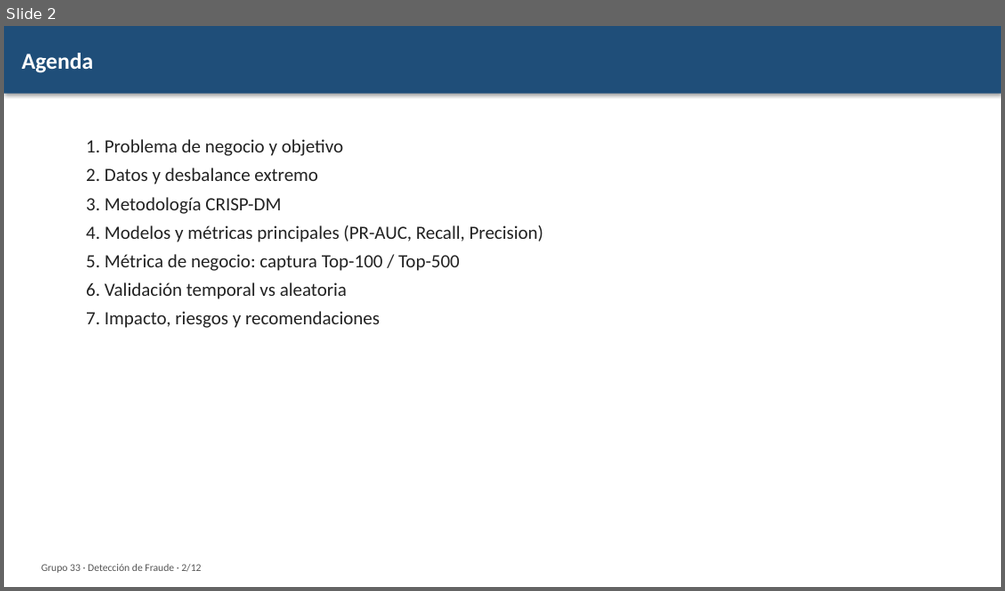
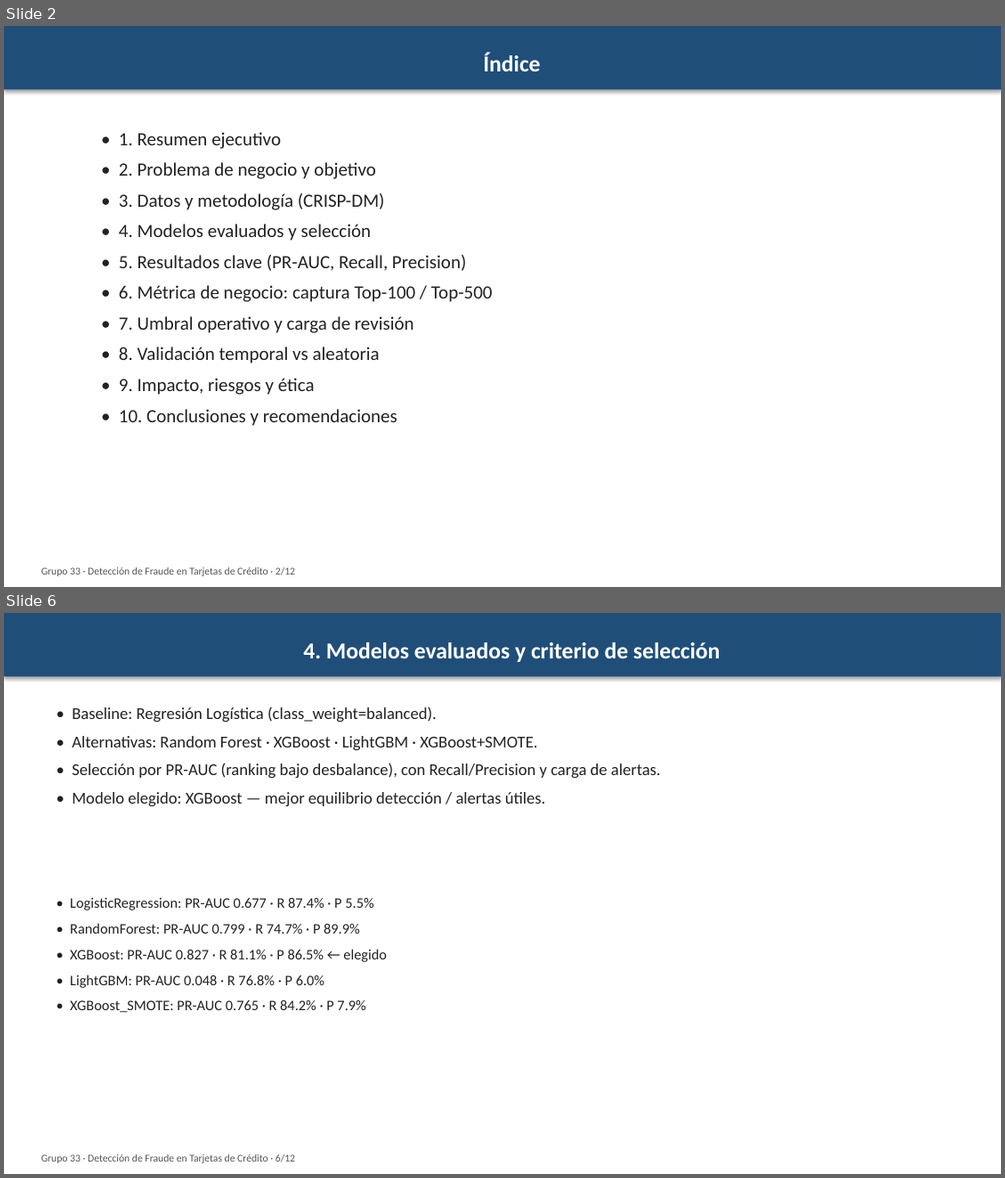
Before and after one commit to SolKidonakis/TP_Final_DataScience, a slide deck: reports/Presentacion_Final_Grupo33.pptx. Shown one above the other, each under a label of ours: slide 2 before the commit, slides 2 and 6 after it; the slides between them are not shown. The pictures are 1005x591 and 1005x1178 pixels, drawn with LibreOffice and Linux fonts; fonts in the diff are those of the drawing. Boxes give left, top, right and bottom in pixels: in the first picture for what was removed or moved away, otherwise in the second. Text is boxed around its words. In the diff, an @@ line names an element or a change of style, - is before the commit and + after.

```diff
--- a/reports/Presentacion_Final_Grupo33.pptx
+++ b/reports/Presentacion_Final_Grupo33.pptx
@@ slide 6 added at <box>4,613,1001,1174</box>, background #FFFFFF @@
@@ rectangle added at <box>4,613,1001,676</box>, fill #1F4E79, 22 pt, text #FFFFFF, bold @@
+4. Modelos evaluados y criterio de selección
@@ text added at <box>72,706,661,806</box>, 16 pt, text #222222 @@
+• Baseline: Regresión Logística (class_weight=balanced).
+• Alternativas: Random Forest · XGBoost · LightGBM · XGBoost+SMOTE.
+• Selección por PR-AUC (ranking bajo desbalance), con Recall/Precision y carga de alertas.
+• Modelo elegido: XGBoost — mejor equilibrio detección / alertas útiles.
@@ text added at <box>70,897,387,1013</box>, 14 pt, text #222222 @@
+• LogisticRegression: PR-AUC 0.677 · R 87.4% · P 5.5%
+• RandomForest: PR-AUC 0.799 · R 74.7% · P 89.9%
+• XGBoost: PR-AUC 0.827 · R 81.1% · P 86.5% ← elegido
+• LightGBM: PR-AUC 0.048 · R 76.8% · P 6.0%
+• XGBoost_SMOTE: PR-AUC 0.765 · R 84.2% · P 7.9%
@@ text added at <box>41,1154,295,1163</box>, 10 pt, text #555555 @@
+Grupo 33 · Detección de Fraude en Tarjetas de Crédito · 6/12
@@ slide 2 changed as well @@
@@ rectangle "Índice": place and size @@
-rectangle "Índice" at <box>4,26,1001,94</box>
+rectangle "Índice" at <box>4,26,1001,89</box>
@@ text in rectangle at <box>483,53,540,71</box>: text changed @@
-Agenda
+Índice
@@ text at <box>119,132,493,426</box>: text changed @@
-1. Problema de negocio y objetivo
-2. Datos y desbalance extremo
-3. Metodología CRISP-DM
-4. Modelos y métricas principales (PR-AUC, Recall, Precision)
-5. Métrica de negocio: captura Top-100 / Top-500
-6. Validación temporal vs aleatoria
-7. Impacto, riesgos y recomendaciones
+• 1. Resumen ejecutivo
+• 2. Problema de negocio y objetivo
+• 3. Datos y metodología (CRISP-DM)
+• 4. Modelos evaluados y selección
+• 5. Resultados clave (PR-AUC, Recall, Precision)
+• 6. Métrica de negocio: captura Top-100 / Top-500
+• 7. Umbral operativo y carga de revisión
+• 8. Validación temporal vs aleatoria
+• 9. Impacto, riesgos y ética
+• 10. Conclusiones y recomendaciones
@@ text at <box>41,567,295,576</box>: text changed @@
-Grupo 33 · Detección de Fraude · 2/12
+Grupo 33 · Detección de Fraude en Tarjetas de Crédito · 2/12
```
Also in this commit, not shown: 8 other slides changed, 2 other slides added, 3 slides removed, 17 other files.
